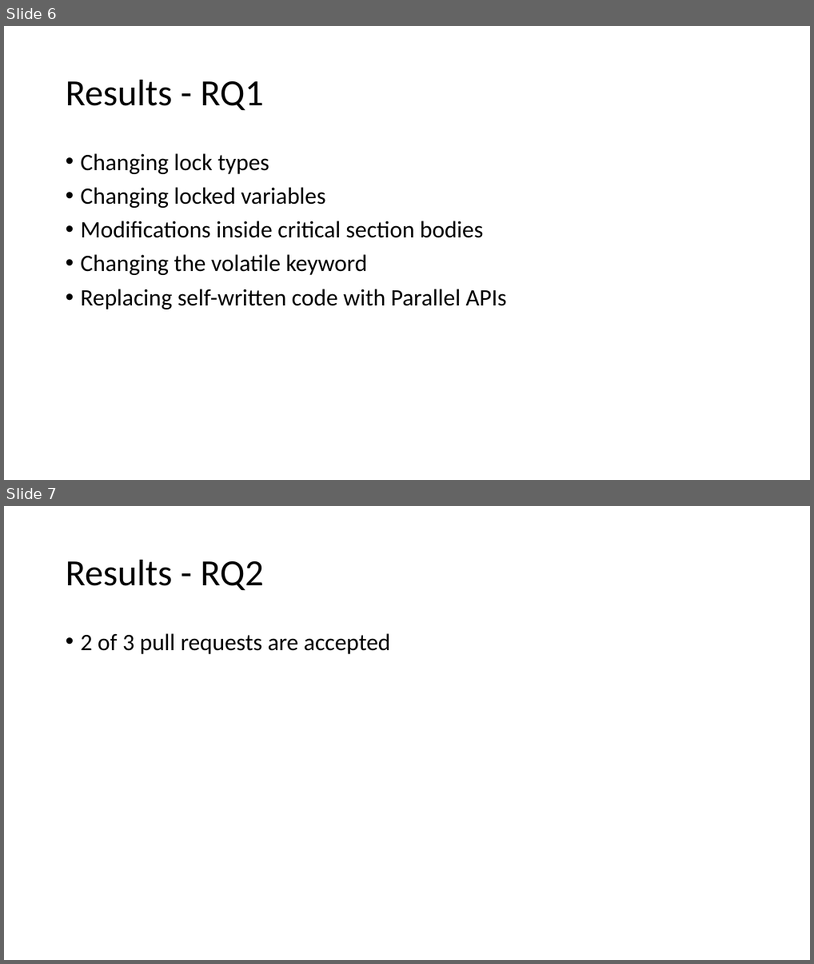
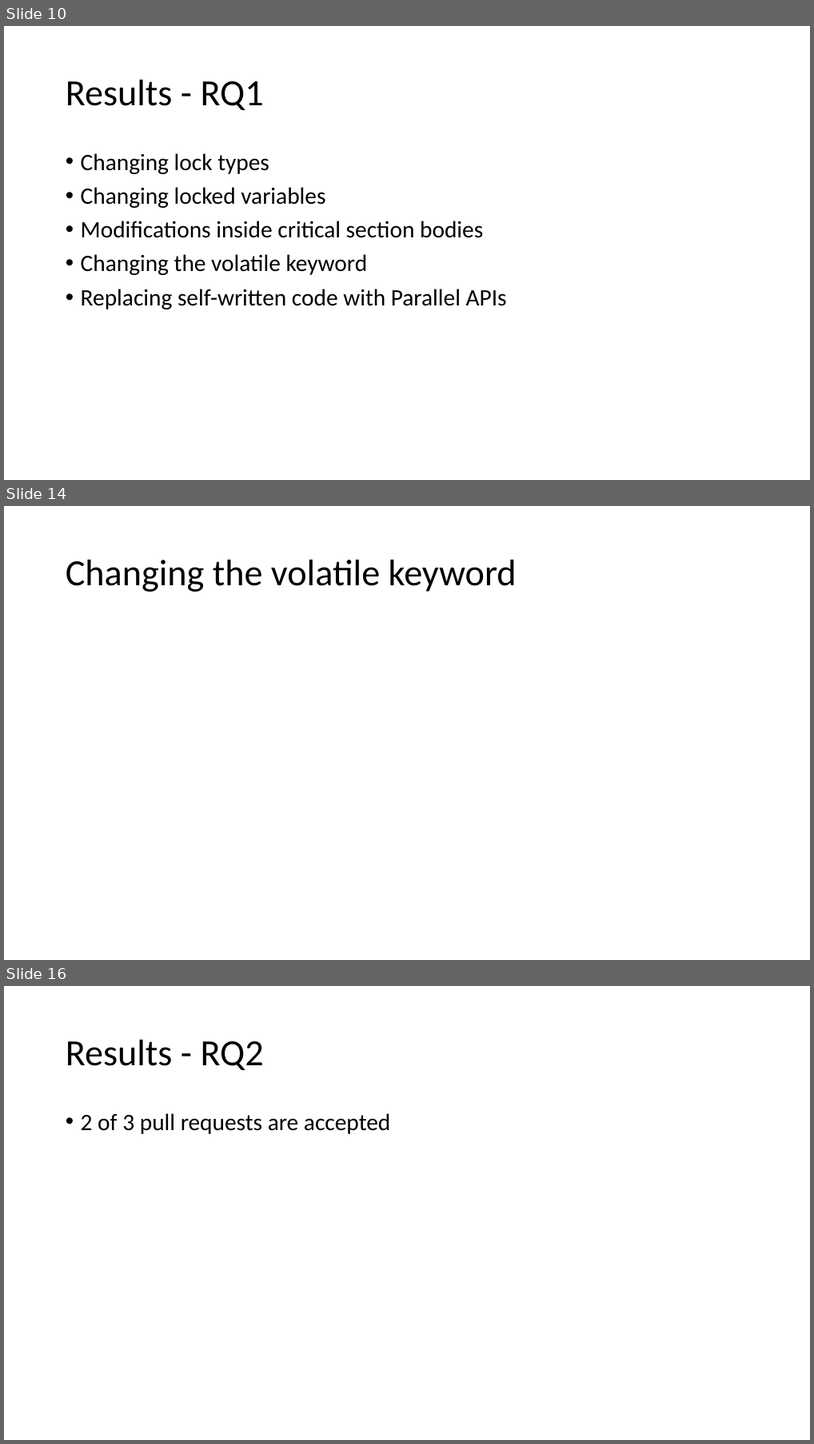
Before and after one commit to qwordy/Research, a slide deck: ppt/How do Programmers Maintain Concurrent Code.pptx. Shown one above the other, each under a label of ours: slides 6 and 7 before the commit, slides 10, 14 and 16 after it; the slides between them are not shown. The pictures are 814x964 and 814x1444 pixels, drawn with LibreOffice and Linux fonts; fonts in the diff are those of the drawing. Boxes give left, top, right and bottom in pixels: in the first picture for what was removed or moved away, otherwise in the second. Text is boxed around its words. In the diff, an @@ line names an element or a change of style, - is before the commit and + after.

```diff
--- a/ppt/How do Programmers Maintain Concurrent Code.pptx
+++ b/ppt/How do Programmers Maintain Concurrent Code.pptx
@@ slide 14 added at [4, 506, 810, 960], background #FFFFFF @@
@@ title added at [66, 560, 517, 592], 44 pt, text #000000 @@
+Changing the volatile keyword
@@ what was slide 6 is now slide 10 @@
@@ what was slide 7 is now slide 16 @@
```
Also in this commit, not shown: 3 slides changed, 8 other slides added.
